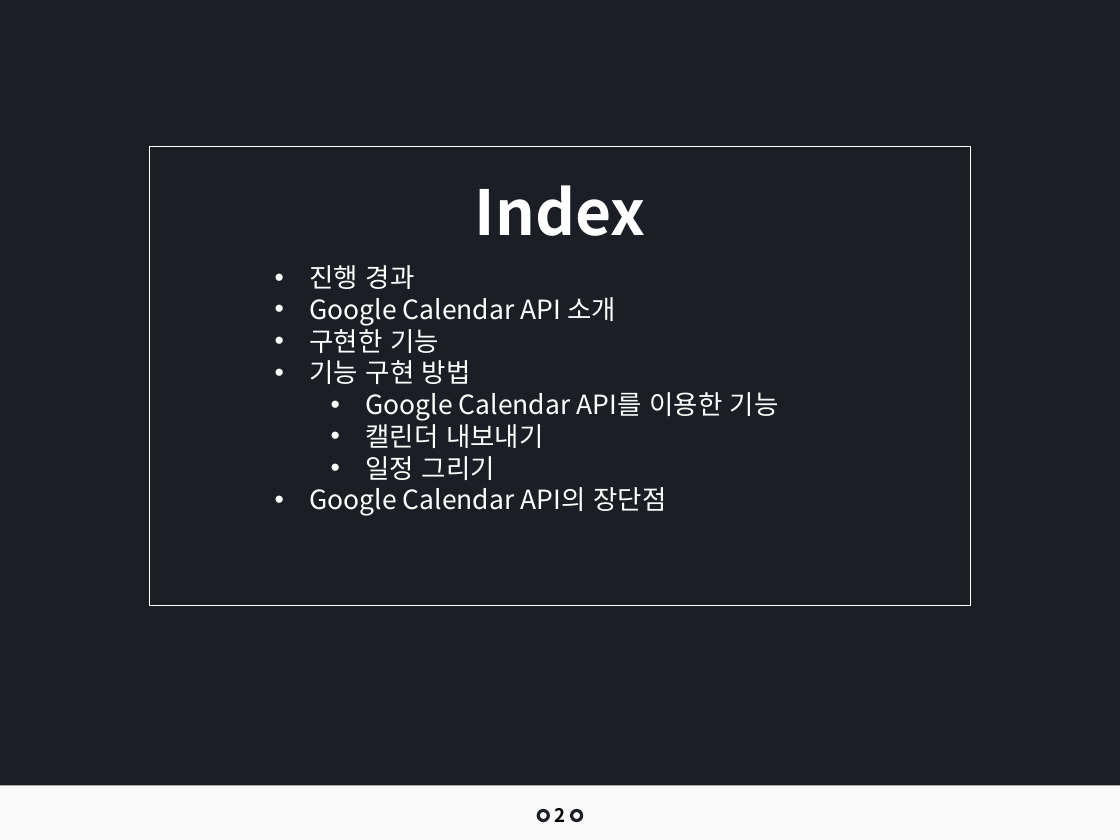
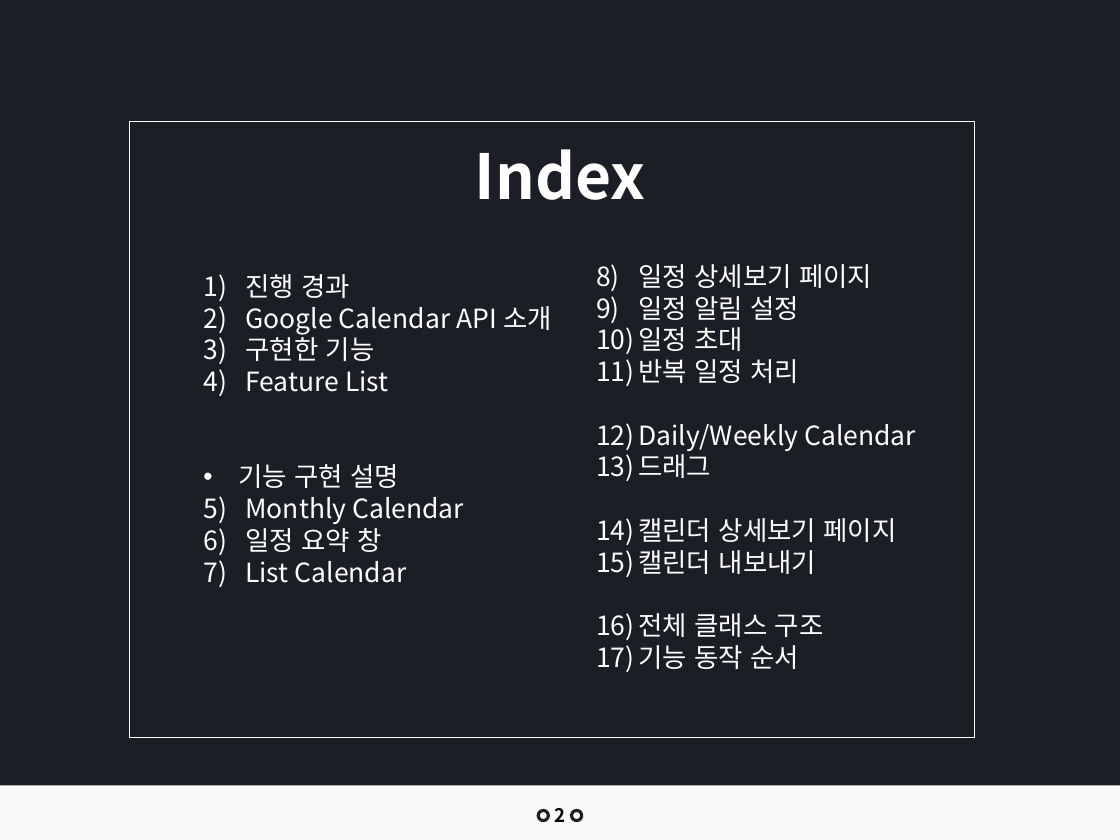
Before and after one commit to jangys/calendarProjectDocument, a slide deck: slide 2 of 인턴 최종 발표_장연수.pptx. Drawn at 1120x840 pixels with LibreOffice and Linux fonts; fonts in the diff are those of the drawing. Boxes give left, top, right and bottom in pixels: in the first picture for what was removed or moved away, otherwise in the second. Text is boxed around its words. In the diff, an @@ line names an element or a change of style, - is before the commit and + after.

```diff
--- a/인턴 최종 발표_장연수.pptx
+++ b/인턴 최종 발표_장연수.pptx
@@ rectangle: place and size @@
-rectangle at <box>150,147,970,605</box>
+rectangle at <box>129,122,974,738</box>
@@ text "Index": place and size @@
-text "Index" at <box>475,185,645,236</box>
+text "Index" at <box>475,149,645,200</box>
@@ text "진행 경과": place and size @@
-text "진행 경과" at <box>310,265,779,516</box>
+text "진행 경과" at <box>238,274,552,583</box>
@@ text added at <box>638,264,916,669</box>, 17 pt, text #FFFFFF @@
+8) 일정 상세보기 페이지
+9) 일정 알림 설정
+10) 일정 초대
+11) 반복 일정 처리
+12) Daily/Weekly Calendar
+13) 드래그
+14) 캘린더 상세보기 페이지
+15) 캘린더 내보내기
+16) 전체 클래스 구조
+17) 기능 동작 순서
@@ text at <box>245,274,552,361</box>: bullet • to 1) @@
@@ text at <box>238,370,464,583</box>: text changed @@
-• 기능 구현 방법
-  • Google Calendar API를 이용한 기능
-  • 캘린더 내보내기
-  • 일정 그리기
-• Google Calendar API의 장단점
+4) Feature List
+• 기능 구현 설명
+5) Monthly Calendar
+6) 일정 요약 창
+7) List Calendar
```
Also in this commit, not shown: 21 other slides changed, 9 slides added, 32 slides removed, 4 other files.
